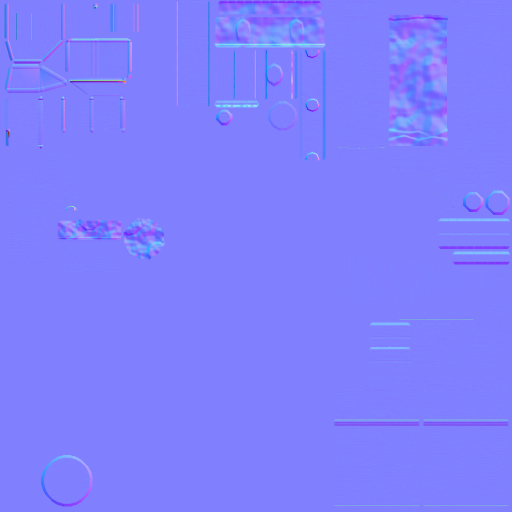
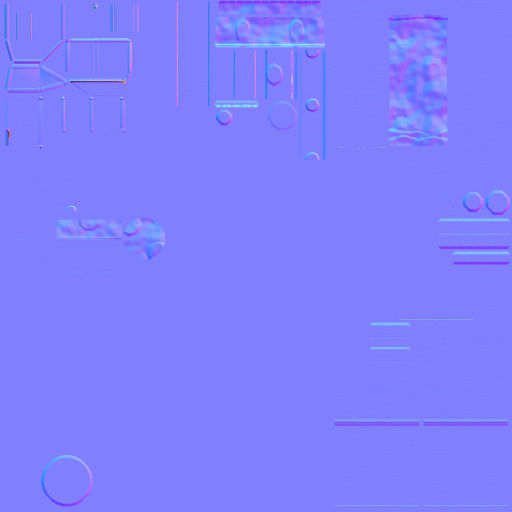
Layered file, before and after one edit (512x512). Changes by layer:
painted on "bake_2048.png" over [56, 217, 165, 273]
